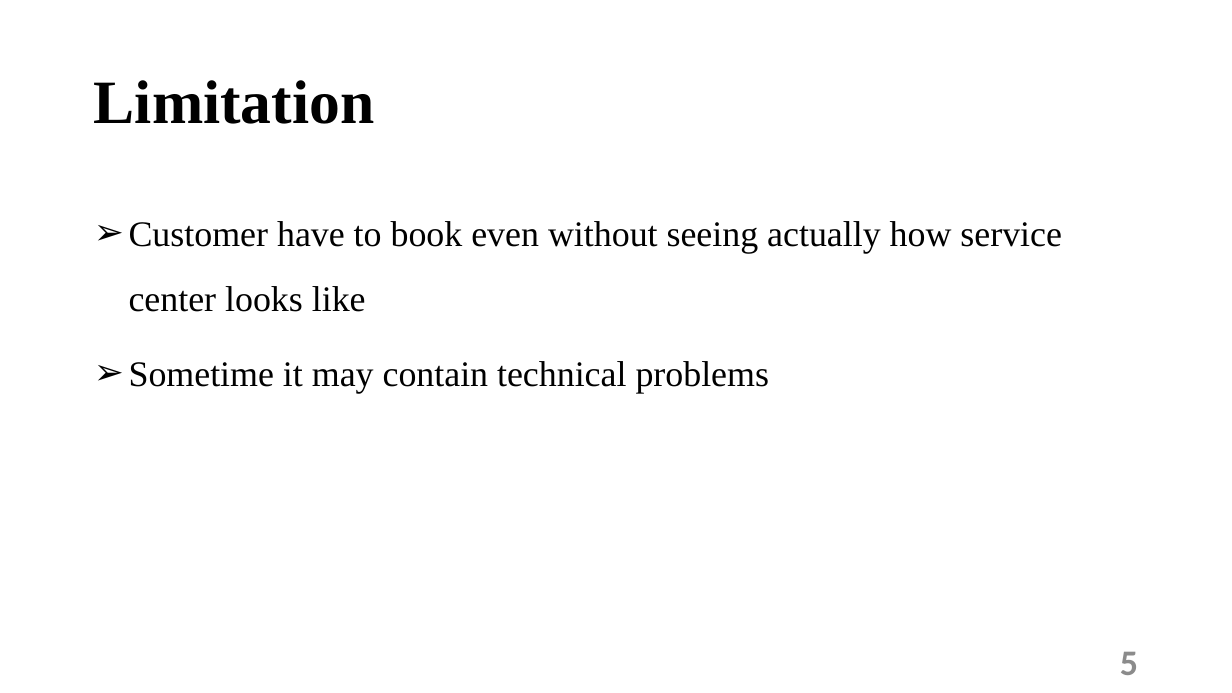
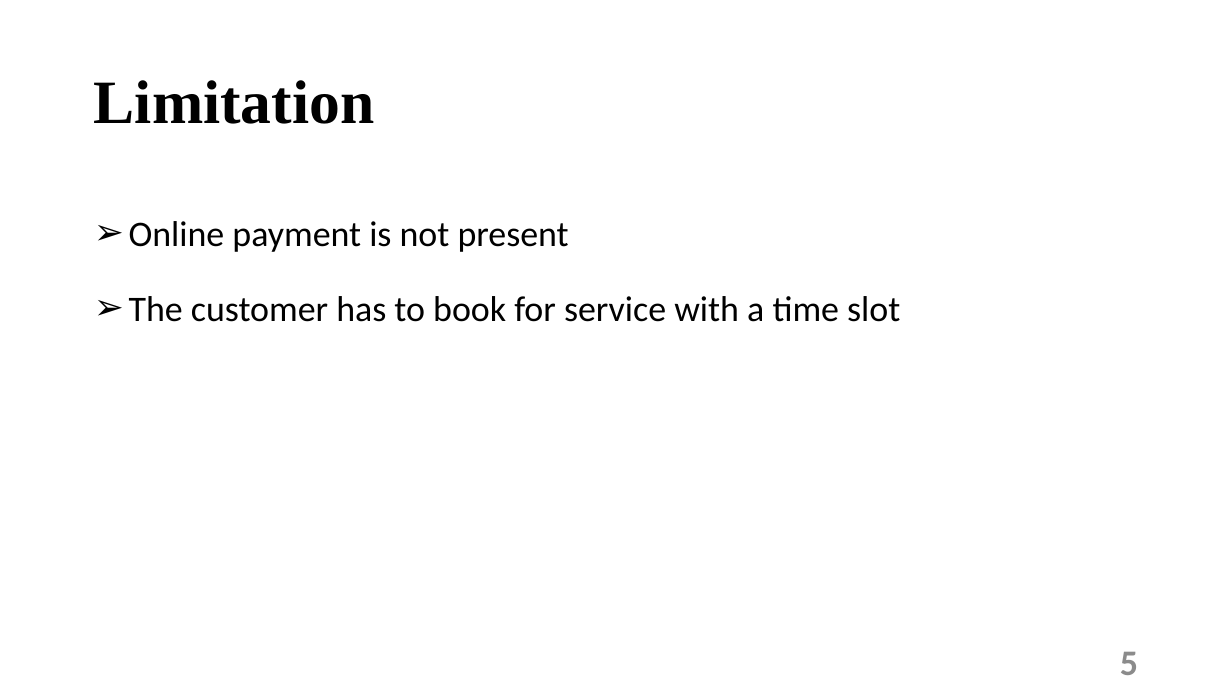
Before and after one commit to ngima29/projectdoc, a slide deck: slide 5 of documents/project doc/Mid defence(Bike Sewa).pptx. Drawn at 1232x693 pixels with LibreOffice and Linux fonts; fonts in the diff are those of the drawing. Boxes give left, top, right and bottom in pixels: in the first picture for what was removed or moved away, otherwise in the second. Text is boxed around its words. In the diff, an @@ line names an element or a change of style, - is before the commit and + after.

```diff
--- a/documents/project doc/Mid defence(Bike Sewa).pptx
+++ b/documents/project doc/Mid defence(Bike Sewa).pptx
@@ text at [129, 221, 900, 322]: text changed; font Times New Roman to Calibri @@
-➢ Customer have to book even without seeing actually how service center looks like
-➢ Sometime it may contain technical problems
+➢ Online payment is not present
+➢ The customer has to book for service with a time slot
```
Also in this commit, not shown: 3 other slides changed, 2 slides added, 1 slide removed, 11 other files.
